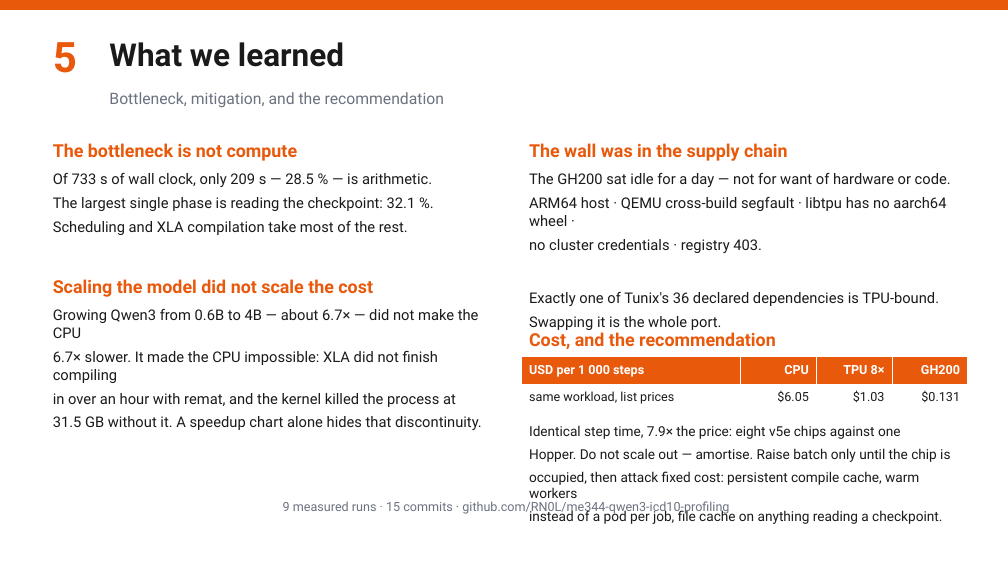
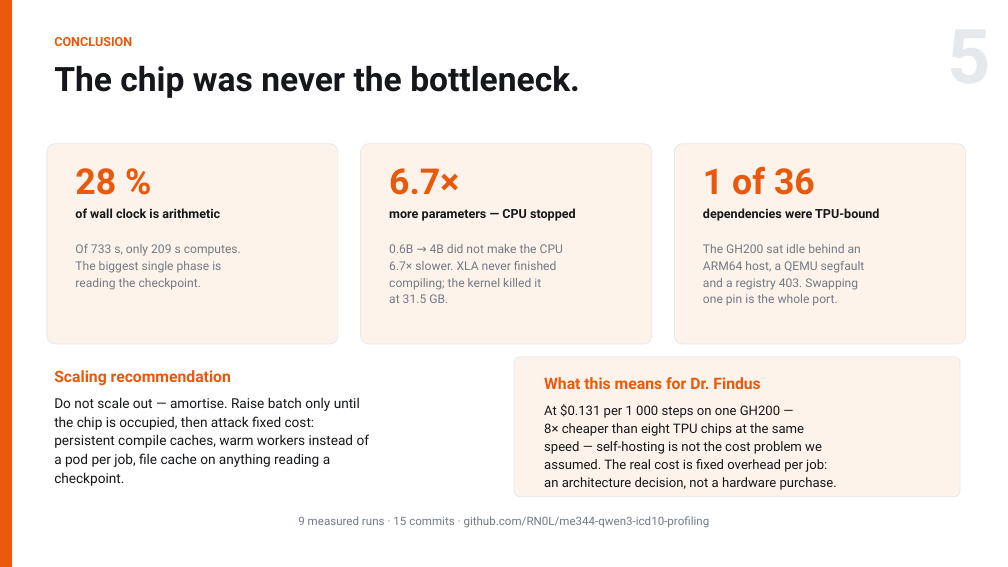
Before and after one commit to RN0L/qwen3-icd10-scaling, a slide deck: slide 5 of slides/ME344_Final_Arnold_Hambuch.pptx. Drawn at 1008x567 pixels with LibreOffice and Linux fonts; fonts in the diff are those of the drawing. Boxes give left, top, right and bottom in pixels: in the first picture for what was removed or moved away, otherwise in the second. Text is boxed around its words. In the diff, an @@ line names an element or a change of style, - is before the commit and + after.

```diff
--- a/slides/ME344_Final_Arnold_Hambuch.pptx
+++ b/slides/ME344_Final_Arnold_Hambuch.pptx
@@ rectangle: place and size @@
-rectangle at (0, 0, 1008, 10)
+rectangle at (0, 0, 12, 567)
@@ text removed at (53, 42, 77, 73) @@
-5
@@ text at (54, 37, 132, 46): text changed; size 30 to 12 pt; text colour #1A1A1A to #E8590C @@
-What we learned
+CONCLUSION
@@ text at (54, 65, 580, 98): text changed; size 15 to 32 pt; text colour #6B7280 to #15171A; bold on @@
-Bottleneck, mitigation, and the recommendation
+The chip was never the bottleneck.
@@ rounded rectangle added at (47, 144, 338, 344), fill #FEF3EA, outline #E6E9EC 0.75 pt @@
@@ text removed at (53, 143, 298, 161) @@
-The bottleneck is not compute
@@ rounded rectangle added at (361, 144, 652, 344), fill #FEF3EA, outline #E6E9EC 0.75 pt @@
@@ text removed at (529, 143, 788, 161) @@
-The wall was in the supply chain
@@ rounded rectangle added at (675, 144, 966, 344), fill #FEF3EA, outline #E6E9EC 0.75 pt @@
@@ text at (75, 168, 116, 195): text changed; size 14 to 34 pt; text colour #1A1A1A to #E8590C; bold on @@
-Of 733 s of wall clock, only 209 s — 28.5 % — is arithmetic.
-The largest single phase is reading the checkpoint: 32.1 %.
-Scheduling and XLA compilation take most of the rest.
+28 %
@@ text added at (389, 168, 459, 195), 34 pt, text #E8590C, bold @@
+6.7×
@@ text removed at (529, 173, 951, 330) @@
-The GH200 sat idle for a day — not for want of hardware or code.
-ARM64 host · QEMU cross-build segfault · libtpu has no aarch64 wheel ·
-no cluster credentials · registry 403.
-Exactly one of Tunix's 36 declared dependencies is TPU-bound.
-Swapping it is the whole port.
@@ text added at (703, 167, 815, 195), 34 pt, text #E8590C, bold @@
+1 of 36
@@ text added at (75, 208, 220, 218), 12 pt, text #15171A, bold @@
+of wall clock is arithmetic
@@ text added at (389, 208, 576, 221), 12 pt, text #15171A, bold @@
+more parameters — CPU stopped
@@ text added at (703, 208, 879, 221), 12 pt, text #15171A, bold @@
+dependencies were TPU-bound
@@ text at (75, 244, 241, 290): text changed; size 14 to 11.5 pt; text colour #1A1A1A to #717A85 @@
-Growing Qwen3 from 0.6B to 4B — about 6.7× — did not make the CPU
-6.7× slower. It made the CPU impossible: XLA did not finish compiling
-in over an hour with remat, and the kernel killed the process at
-31.5 GB without it. A speedup chart alone hides that discontinuity.
+Of 733 s, only 209 s computes.
+The biggest single phase is
+reading the checkpoint.
@@ text added at (389, 244, 563, 303), 11.5 pt, text #717A85 @@
+0.6B → 4B did not make the CPU
+6.7× slower. XLA never finished
+compiling; the kernel killed it
+at 31.5 GB.
@@ text added at (703, 244, 865, 306), 11.5 pt, text #717A85 @@
+The GH200 sat idle behind an
+ARM64 host, a QEMU segfault
+and a registry 403. Swapping
+one pin is the whole port.
@@ text removed at (53, 279, 373, 297) @@
-Scaling the model did not scale the cost
@@ rounded rectangle added at (514, 357, 960, 497), fill #FEF3EA, outline #E6E9EC 0.75 pt @@
@@ table removed at (522, 357, 968, 411), 2 rows, 4 columns @@
-USD per 1 000 steps | CPU | TPU 8× | GH200
-same workload, list prices | $6.05 | $1.03 | $0.131
@@ text removed at (529, 332, 776, 349) @@
-Cost, and the recommendation
@@ text added at (54, 370, 231, 386), 15 pt, text #E8590C, bold @@
+Scaling recommendation
@@ text added at (544, 377, 760, 389), 15 pt, text #E8590C, bold @@
+What this means for Dr. Findus
@@ text at (54, 397, 370, 486): text changed; text colour #1A1A1A to #15171A @@
-Identical step time, 7.9× the price: eight v5e chips against one
-Hopper. Do not scale out — amortise. Raise batch only until the chip is
-occupied, then attack fixed cost: persistent compile cache, warm workers
-instead of a pod per job, file cache on anything reading a checkpoint.
+Do not scale out — amortise. Raise batch only until
+the chip is occupied, then attack fixed cost:
+persistent compile caches, warm workers instead of
+a pod per job, file cache on anything reading a
+checkpoint.
@@ text added at (544, 404, 837, 490), 12.5 pt, text #15171A @@
+At $0.131 per 1 000 steps on one GH200 —
+8× cheaper than eight TPU chips at the same
+speed — self-hosting is not the cost problem we
+assumed. The real cost is fixed overhead per job:
+an architecture decision, not a hardware purchase.
@@ text "9 measured runs · 15 ...": place and size @@
-text "9 measured runs · 15 ..." at (283, 501, 729, 515)
+text "9 measured runs · 15 ..." at (298, 516, 710, 528)
@@ text "9 measured runs · 15 ..." at (298, 516, 710, 528): size 12 to 11 pt, text colour #6B7280 to #717A85; less space between paragraphs @@
```
Also in this commit, not shown: 3 other slides changed, 1 slide added, 1 slide removed, 6 other files.
